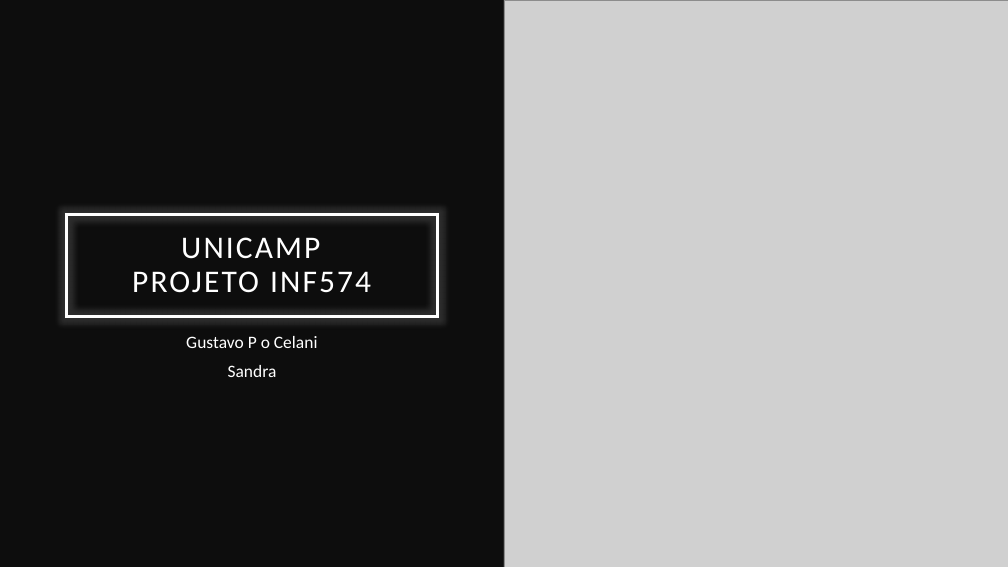
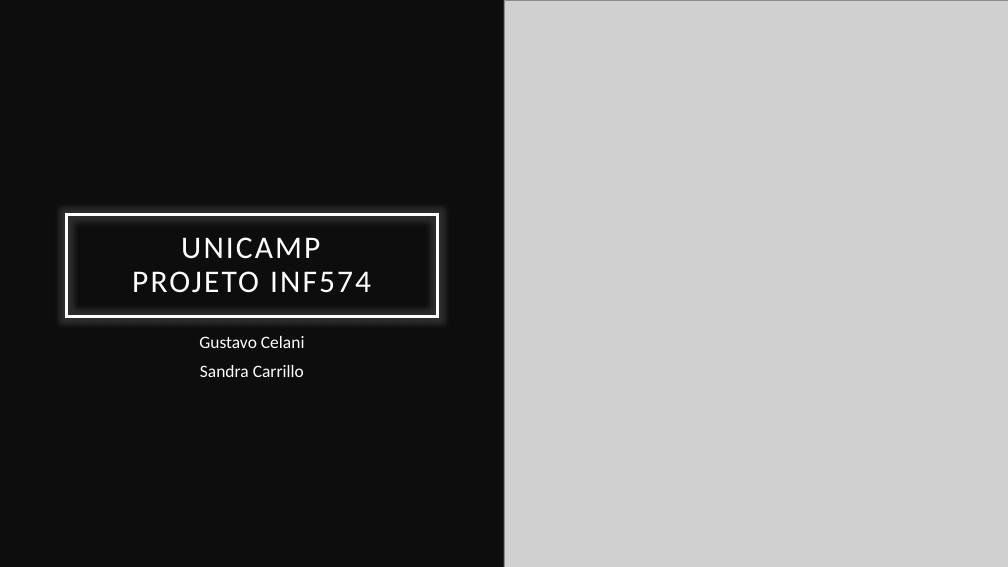
Before and after one commit to gustavocelani/shell_scripts, a slide deck: slide 1 of lxd/monitored_environment/doc/Presentation.pptx. Drawn at 1008x567 pixels with LibreOffice and Linux fonts; fonts in the diff are those of the drawing; grey boxes stand for pictures. Boxes give left, top, right and bottom in pixels: in the first picture for what was removed or moved away, otherwise in the second. Text is boxed around its words. In the diff, an @@ line names an element or a change of style, - is before the commit and + after.

```diff
--- a/lxd/monitored_environment/doc/Presentation.pptx
+++ b/lxd/monitored_environment/doc/Presentation.pptx
@@ subtitle at box(199, 336, 305, 377): text changed @@
-Gustavo P o Celani
-Sandra
+Gustavo Celani
+Sandra Carrillo
```
Also in this commit, not shown: 2 other slides changed, 1 other file.
